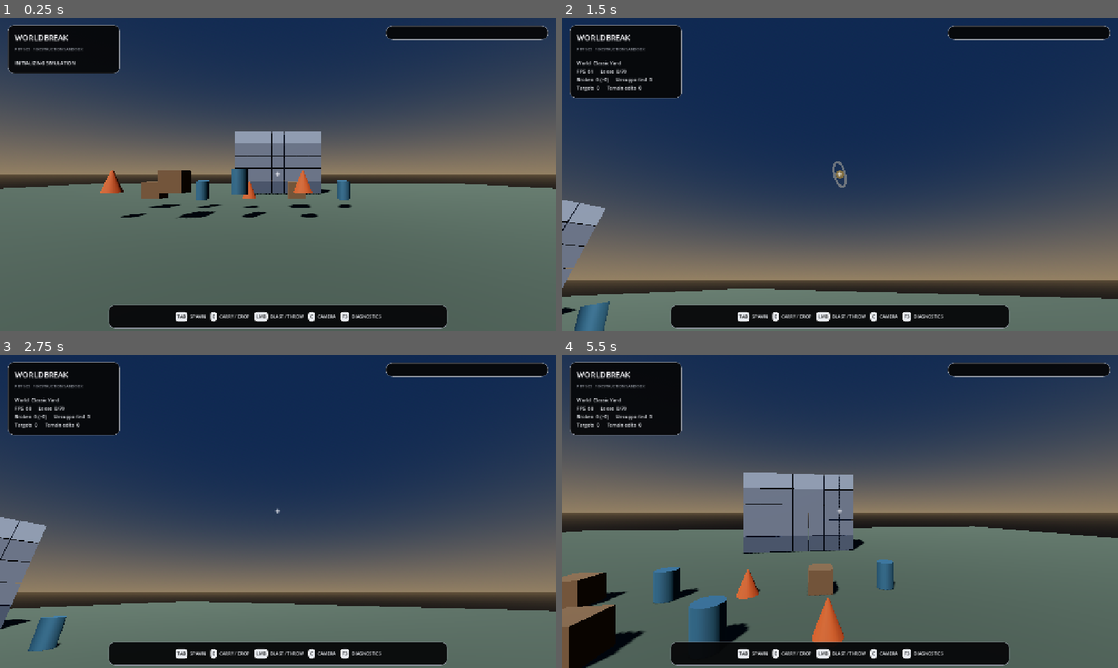
Above: before the commit, frames 1-4 (two rows, left to right).
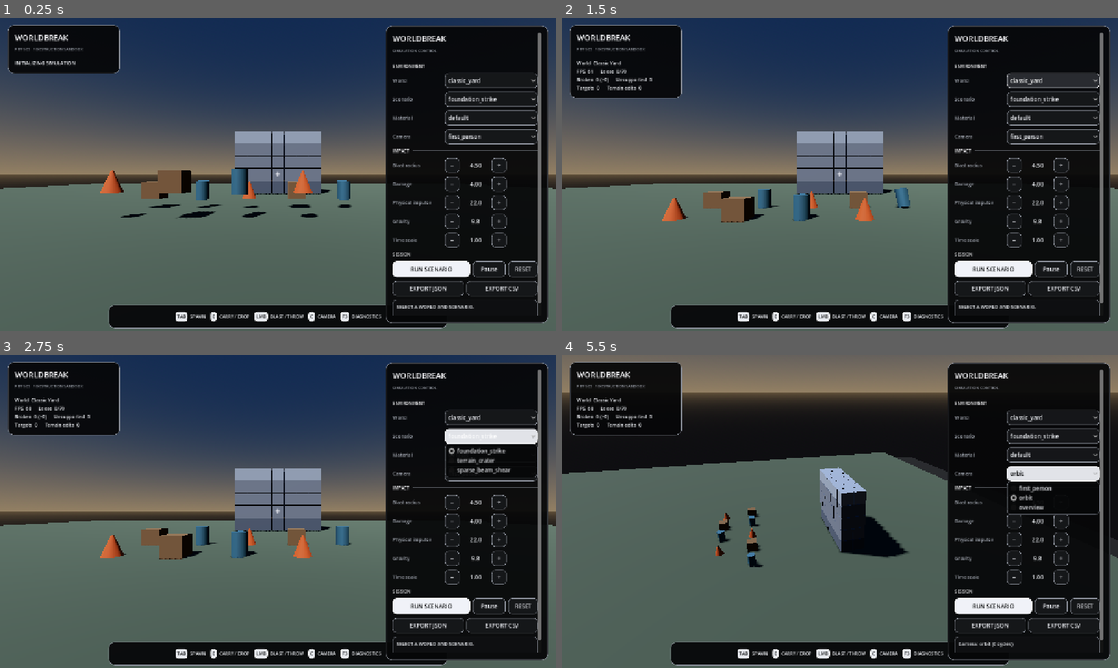
Above: after the commit, the same moments.

Repository: PanDuroDev/Idk
Game: Godot game, scene res://scenes/main.tscn
Two runs of this game, one before a commit and one after it. Both use one fixed random seed, a clock stepped at 60 frames per second and the inputs below.
Inputs (mouse positions are in pixels of both pictures, inside the frame that each line leads up to):
- Up to frame 1 (0.25 s): no input
- Up to frame 2 (1.5 s): click "classic_yard" at 0.5 s; click "classic_yard" at 1.25 s
- Up to frame 3 (2.75 s): click "foundation_strike" at 2 s
- Up to frame 4 (5.5 s): click "default" at 2.75 s; click "first_person" at 3.5 s; click "−" at 4.25 s; tap Enter at 5 s; move the mouse to (867, 511) at 5.02 s; hold W (move_forward) from 5.03 s (still down); hold E (pickup) from 5.03 s (still down); tap Space (jump) at 5.27 s

The runs differ from the first frame. In frame 1, 25% of the frame differs, in the area x 69-99%, y 4-98%; in frame 2, 67%, in the area x 0-100%, y 4-100%; in frame 3, 62%; in frame 4, 64%.

Commit message:
Anchor scrollable control panel to viewport height

Diff:
--- a/scripts/main.gd
+++ b/scripts/main.gd
@@ -1911,11 +1911,13 @@
 	panel.name = "SimulationPanel"
 	panel.theme = _ui_theme
 	panel.anchor_left = 1.0
+	panel.anchor_top = 0.0
 	panel.anchor_right = 1.0
+	panel.anchor_bottom = 1.0
 	panel.offset_left = -392.0
 	panel.offset_right = -18.0
 	panel.offset_top = 18.0
-	panel.offset_bottom = 18.0
+	panel.offset_bottom = -18.0
 	panel.grow_horizontal = Control.GROW_DIRECTION_BEGIN
 	panel.grow_vertical = Control.GROW_DIRECTION_END
 	panel.custom_minimum_size = Vector2(374.0, 0.0)
